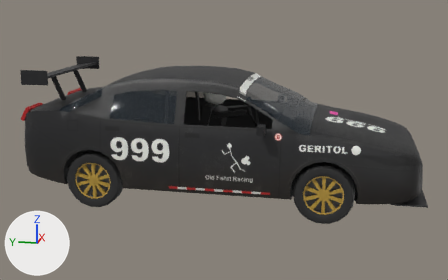
An edit to the glTF model public/cars/field/models/999.glb, drawn before and after from the same camera.
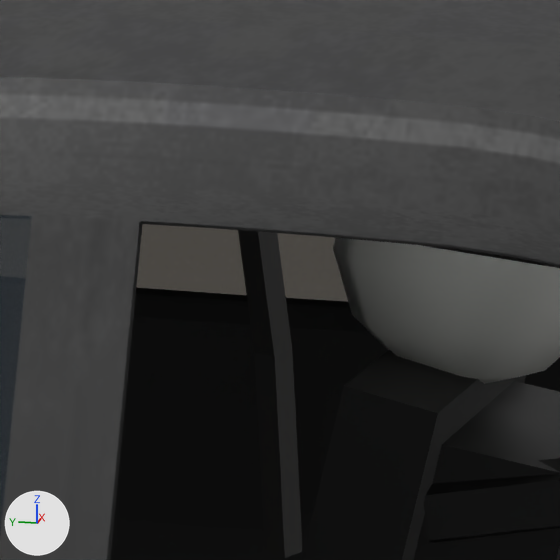
Old and new are each drawn whole from a 50 mm lens placed at (-6.97, -1.44, 2.38), pointed at (-0.03, -0.06, 0.65) and again close up on the part from 39% to 50% of the width and 26% to 43% of the height. Every picture has the same lights, and +X, +Y and +Z are marked at lower left. The last two pictures show the newer version. Vertices at exactly the same position are counted once.

Before the edit, the objects in view are built like this:
```python
me_body_mesh = bpy.data.meshes.new('body_mesh')
me_body_mesh.from_pydata(...)  # 4285 vertices, 7978 faces; spans x -1.0..1.0, y -2.3..2.13, z 0.2..1.5
# faces by material slot: [7554, 424]
me_body_mesh.materials.append(mat_car999_livery)  # picture img_999_livery
me_body_mesh.materials.append(mat_car999_glass)  # dark blue #232c33
ob_body = bpy.data.objects.new('body', me_body_mesh)
ob_body.location = (0.0, 0.0, 0.0)
```
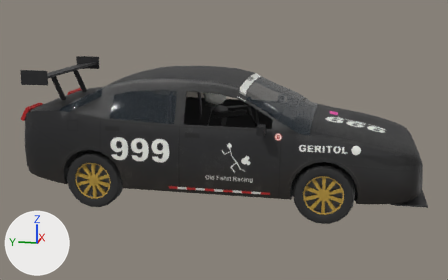
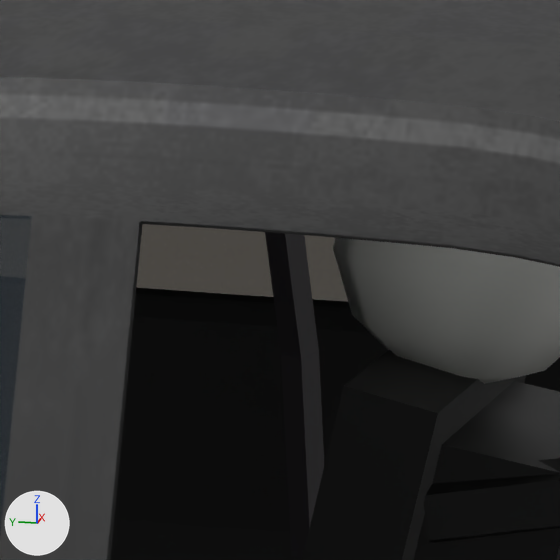
Changed parts and their boxes [x1, y1, x2, y2] in the close-ups (560 x 560 px):
part 1 of me_body_mesh, added: after [265, 232, 324, 558]
part 2 of me_body_mesh, cut back: before [238, 230, 560, 558]

Diff of the bpy script that builds the scene:
```diff
--- a/public/cars/field/models/999.glb.py
+++ b/public/cars/field/models/999.glb.py
@@ me_body_mesh @@
 # used by ob_body; location = (0.0, 0.0, 0.0)
-me_body_mesh.from_pydata(...)  # 4285 vertices, 7978 faces; spans x -1.0..1.0, y -2.3..2.13, z 0.2..1.5
+me_body_mesh.from_pydata(...)  # 4250 vertices, 7908 faces; spans x -1.0..1.0, y -2.3..2.13, z 0.2..1.5
+# me_body_mesh part 1: a new loose piece of 40 vertices spanning x -0.81..0.81, y 0.39..0.44, z 0.7..1.41, in mat_car999_livery (picture img_999_livery)
+# me_body_mesh part 2
+# 87 vertices are removed from x -0.81..0.78, y 0.42..0.47, z 0.7..1.41
+# 189 faces are deleted
+# 8 vertices move from x -0.58..0.81, y 0.42..0.46, z 0.7..1.35 to x -0.59..0.59, y -0.05..0.42, z 1.31..1.38
+# 12 vertices are added at x -0.59..0.58, y -0.05..0.42, z 1.31..1.38
+# 43 new faces join them, mat_car999_livery (picture img_999_livery)
 me_body_mesh.materials.append(mat_car999_livery)
```
